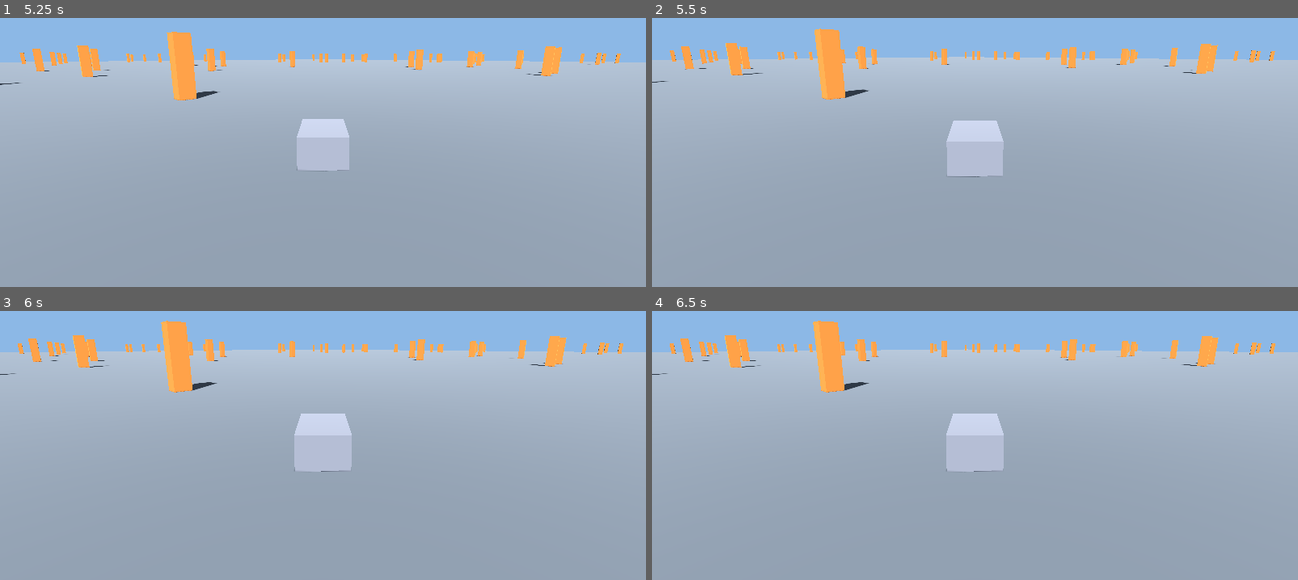
Above: before the commit, frames 1-4 (two rows, left to right).
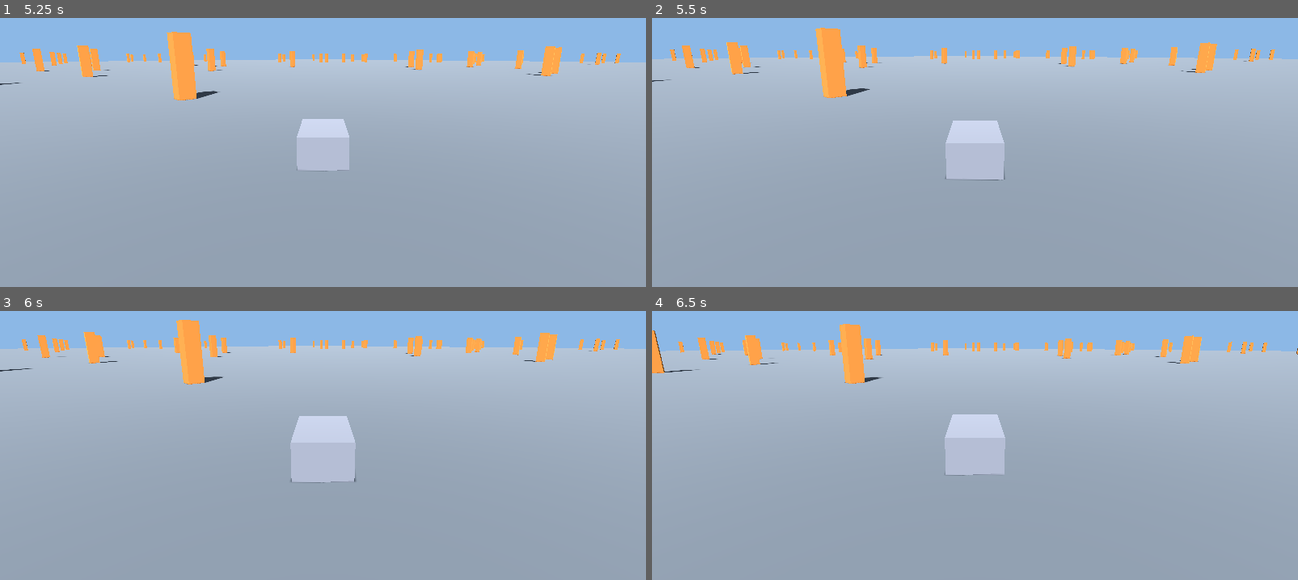
Above: after the commit, the same moments.

Repository: Ajustor/superKart
Game: Godot game, scene res://scenes/test_ground.tscn
Same seed, same stepped clock (60 frames per second), same inputs: the game is played once before the commit and once after it.
Inputs (mouse positions are in pixels of both pictures, inside the frame that each line leads up to):
- Up to frame 1 (5.25 s): tap Enter at 0.5, 3.5 s; move the mouse to (465, 87) at 0.52 s; hold Right (steer_right) 0.53-1.25 s; hold Space (drift) 0.53-1.25 s; click (465, 87) at 0.67 s; tap Up (throttle) at 0.8, 2.3 s; drag from (193, 122) to (290, 179) at 1.27 s; tap Space (drift) at 2 s; move the mouse to (387, 26) at 2.02 s; hold Right (steer_right) 2.03-2.75 s; hold Space (drift) 2.03-2.75 s; drag from (290, 179) to (129, 50) at 2.77 s; move the mouse to (516, 160) at 3.52 s; hold Left (steer_left) 3.53-4.25 s; hold Up (throttle) 3.53-4.25 s; tap Ctrl (use_item) at 3.6 s; drag from (129, 50) to (outside the picture) at 4.27 s; move the mouse to (355, 106) at 5.02 s; hold Down (brake) from 5.03 s (still down); hold Up (throttle) from 5.03 s (still down); tap Alt at 5.1 s; click (355, 106) at 5.17 s
- Up to frame 2 (5.5 s): keep holding Down (brake); keep holding Up (throttle)
- Up to frame 3 (6 s): release Down (brake) at 5.75 s; release Up (throttle) at 5.75 s; drag from (outside the picture) to (193, 415) at 5.77 s
- Up to frame 4 (6.5 s): no input

Frame 1 is identical in both runs. In frame 2, 1.2% of the frame differs, in the area x 0-100%, y 3-61%; in frame 3, 4.8%, in the area x 0-100%, y 3-64%; in frame 4, 4.6%.

Commit message:
feat: marche arrière
Le frein clampait la vitesse à zéro, donc un kart nez au mur restait
bloqué : il fallait le lever explicitement plutôt que de rustiner
speed >= 0 en plusieurs endroits.

Le frein garde son double rôle habituel du genre : il ralentit d'abord
au taux habituel, puis, une fois le kart arrêté, engage une marche
arrière plus lente jusqu'à sa propre vitesse maximale
(reverse_acceleration, max_reverse_speed). _steering_authority()
passe par absf(speed) pour garder de l'autorité de braquage en
reculant. Le dérapage reste hors de portée : min_drift_speed est
positif, donc toute vitesse négative échoue déjà à _try_enter_drift
et casse une glisse en cours via _drift_is_broken — vérifié par
lecture du code et par test, pas supposé.

test_le_frein_arrete_le_kart décrivait l'ancien plafond à zéro ; il
est remplacé par un test qui vérifie l'arrêt puis la marche arrière.
Trois tests couvrent l'absence de dérapage en marche arrière, le
retour à l'avant aux gaz, et le maintien du braquage en reculant.

Co-Authored-By: Claude Sonnet 5 <noreply@anthropic.com>

Diff:
--- a/scripts/kart/kart_motor.gd
+++ b/scripts/kart/kart_motor.gd
@@ -64,7 +64,12 @@
 		# Le turbo pousse instantanément : c'est ce coup de pied qui se sent.
 		speed = maxf(speed, ceiling)
 	elif cmd.brake > 0.0:
-		speed = move_toward(speed, 0.0, stats.brake_force * cmd.brake * delta)
+		# Le frein ralentit d'abord, puis engage la marche arrière une fois le
+		# kart arrêté : un seul bouton, deux rôles. Freiner est franc, reculer
+		# est lent, d'où les deux taux distincts.
+		var rate := stats.brake_force if speed > 0.0 else stats.reverse_acceleration
+		var target := -stats.max_reverse_speed * cmd.brake
+		speed = move_toward(speed, target, rate * cmd.brake * delta)
 	elif cmd.throttle > 0.0:
 		speed = move_toward(speed, ceiling, stats.acceleration * cmd.throttle * delta)
 	else:
@@ -77,7 +82,7 @@
 ## Le braquage perd son autorité à basse vitesse : un kart à l'arrêt
 ## ne pivote pas sur place, et l'effet monte progressivement.
 func _steering_authority() -> float:
-	return clampf(speed / (stats.max_speed * 0.5), 0.0, 1.0)
+	return clampf(absf(speed) / (stats.max_speed * 0.5), 0.0, 1.0)
 
 
 func _update_grip_steering(cmd: KartCommand, delta: float) -> void:
--- a/scripts/kart/kart_stats.gd
+++ b/scripts/kart/kart_stats.gd
@@ -43,3 +43,7 @@
 ## valeur à la main recréerait un kart qui retombe en pleine glisse.
 var hop_impulse: float:
 	get: return gravity * hop_duration / 2.0
+
+@export_group("Marche arrière")
+@export var max_reverse_speed: float = 7.0
+@export var reverse_acceleration: float = 9.0
--- a/tests/test_kart_motor.gd
+++ b/tests/test_kart_motor.gd
@@ -67,13 +67,16 @@
 	assert_lt(motor.speed, lancee, "sans gaz, la friction doit réduire la vitesse")
 
 
-func test_le_frein_arrete_le_kart() -> void:
+func test_le_frein_arrete_le_kart_puis_engage_la_marche_arriere() -> void:
 	cmd.throttle = 1.0
 	_run(10.0)
 	cmd.throttle = 0.0
 	cmd.brake = 1.0
-	_run(3.0)
-	assert_almost_eq(motor.speed, 0.0, 0.01, "trois secondes de frein doivent immobiliser le kart")
+	_run(0.85)
+	assert_almost_eq(motor.speed, 0.0, 0.5, "le frein doit d'abord immobiliser le kart")
+	_run(3.0)
+	assert_almost_eq(motor.speed, -stats.max_reverse_speed, 0.1,
+		"maintenu, il engage la marche arrière jusqu'à sa vitesse maximale")
 
 
 func test_braquer_a_droite_fait_tourner_le_cap_a_droite() -> void:
@@ -407,3 +410,32 @@
 		"enchaîner une petite glisse ne doit pas amputer un turbo plus long en cours")
 	assert_lte(motor.boost_timer, stats.boost_durations[2],
 		"et il ne doit pas non plus s'accumuler au-delà du palier le plus long")
+
+
+func test_on_ne_derape_pas_en_marche_arriere() -> void:
+	cmd.brake = 1.0
+	_run(3.0)
+	assert_lt(motor.speed, 0.0, "le kart recule")
+	cmd.steer = 1.0
+	cmd.drift = true
+	_run(0.5)
+	assert_eq(motor.state, KartMotor.State.GRIP, "pas de glisse en marche arrière")
+
+
+func test_les_gaz_repassent_de_la_marche_arriere_a_l_avant() -> void:
+	cmd.brake = 1.0
+	_run(3.0)
+	assert_lt(motor.speed, 0.0)
+	cmd.brake = 0.0
+	cmd.throttle = 1.0
+	_run(5.0)
+	assert_gt(motor.speed, 0.0, "les gaz doivent reprendre la main sur la marche arrière")
+
+
+func test_on_dirige_encore_en_marche_arriere() -> void:
+	cmd.brake = 1.0
+	_run(3.0)
+	var depart := motor.velocity_dir
+	cmd.steer = 1.0
+	_run(1.0)
+	assert_gt(motor.velocity_dir, depart, "le braquage garde de l'autorité en marche arrière")
